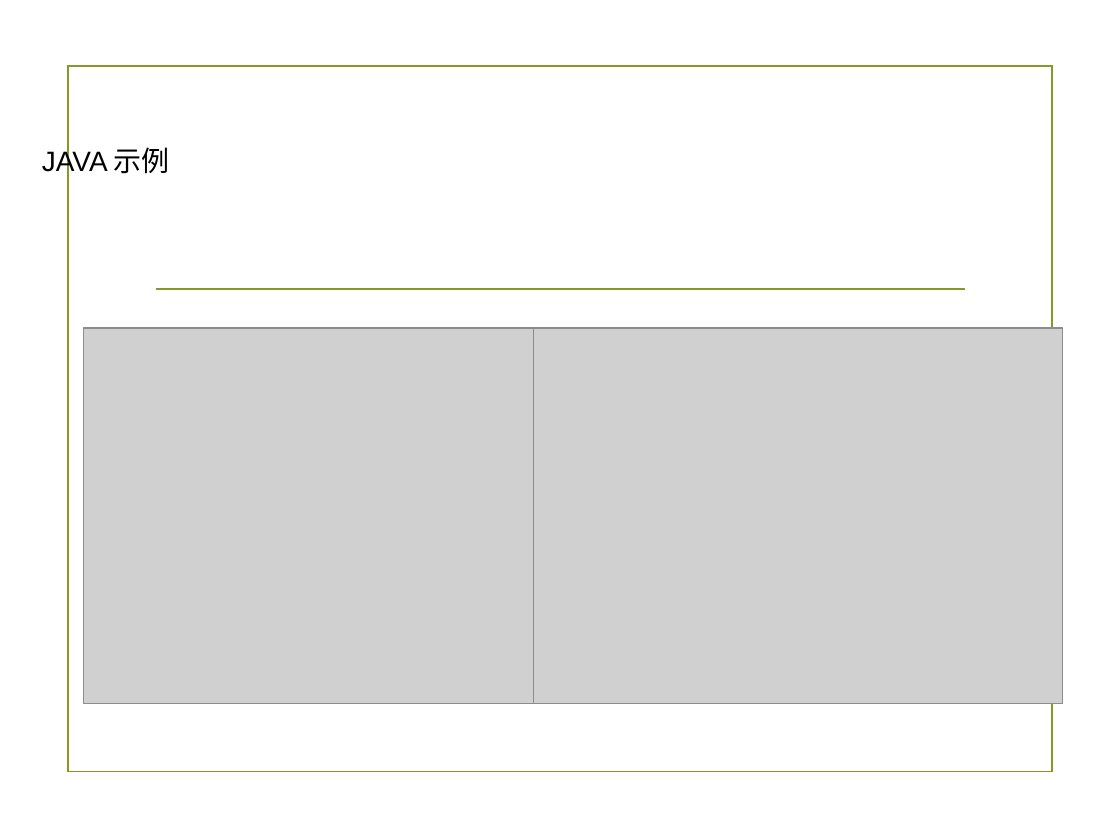
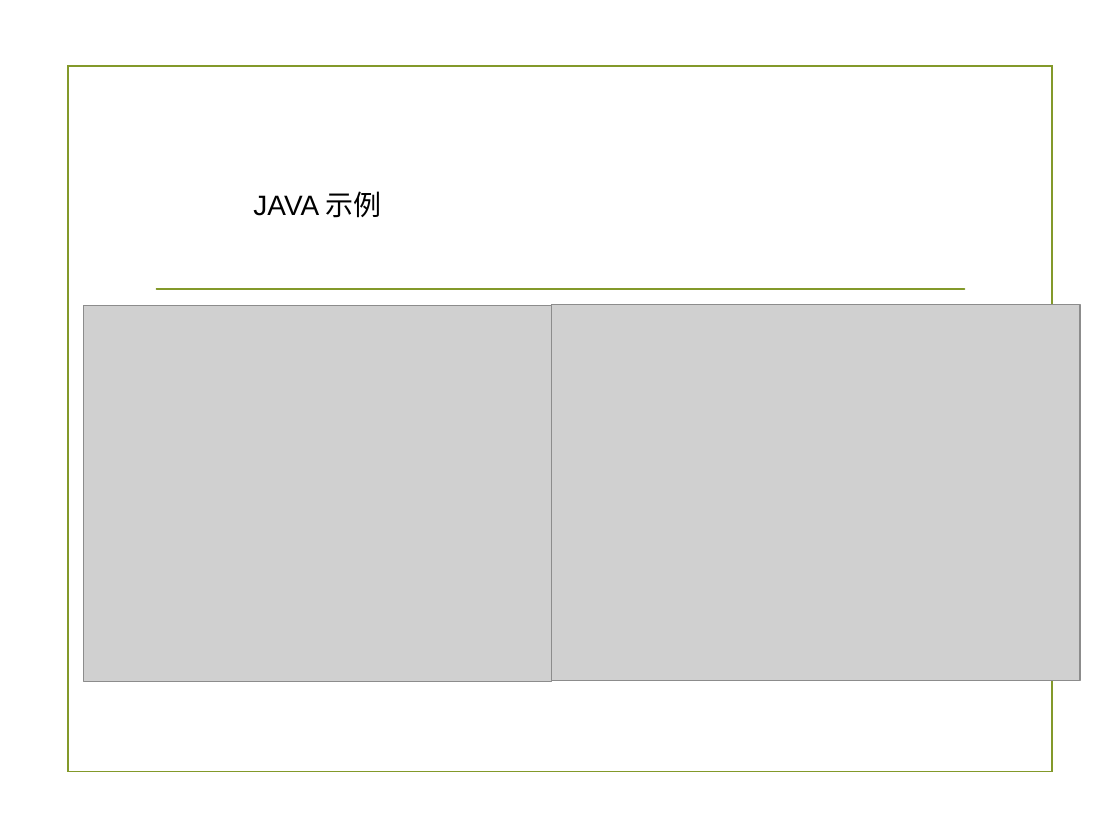
Before and after one commit to zuoshenghuang/curriculum, a slide deck: slide 55 of software/Ch_3_rules_demo.pptx. Drawn at 1120x840 pixels with LibreOffice and Linux fonts; fonts in the diff are those of the drawing; grey boxes stand for pictures; background and template pictures are left out. Boxes give left, top, right and bottom in pixels: in the first picture for what was removed or moved away, otherwise in the second. Text is boxed around its words. In the diff, an @@ line names an element or a change of style, - is before the commit and + after.

```diff
--- a/software/Ch_3_rules_demo.pptx
+++ b/software/Ch_3_rules_demo.pptx
@@ text "JAVA 示例" moved from (x1=42, y1=147, x2=170, y2=176) to (x1=253, y1=191, x2=382, y2=218) @@
@@ picture moved from (x1=84, y1=328, x2=551, y2=704) to (x1=84, y1=306, x2=551, y2=682) @@
@@ picture moved from (x1=533, y1=328, x2=1062, y2=704) to (x1=551, y1=305, x2=1080, y2=681) @@
```
Also in this commit, not shown: 5 other slides changed, 37 other files.
